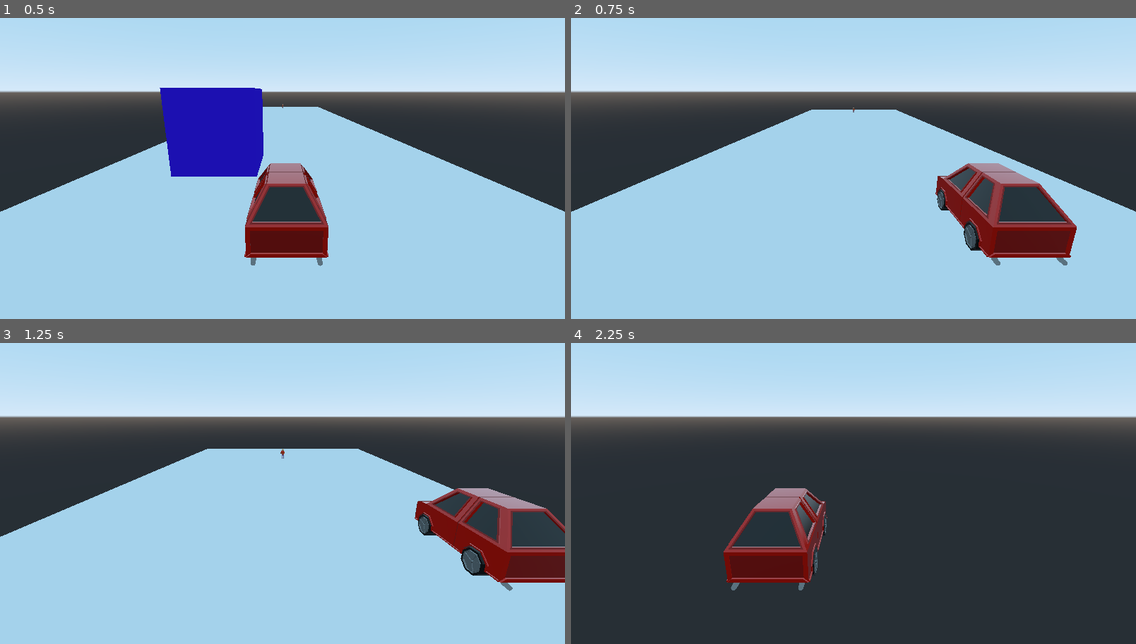
Above: before the commit, frames 1-4 (two rows, left to right).
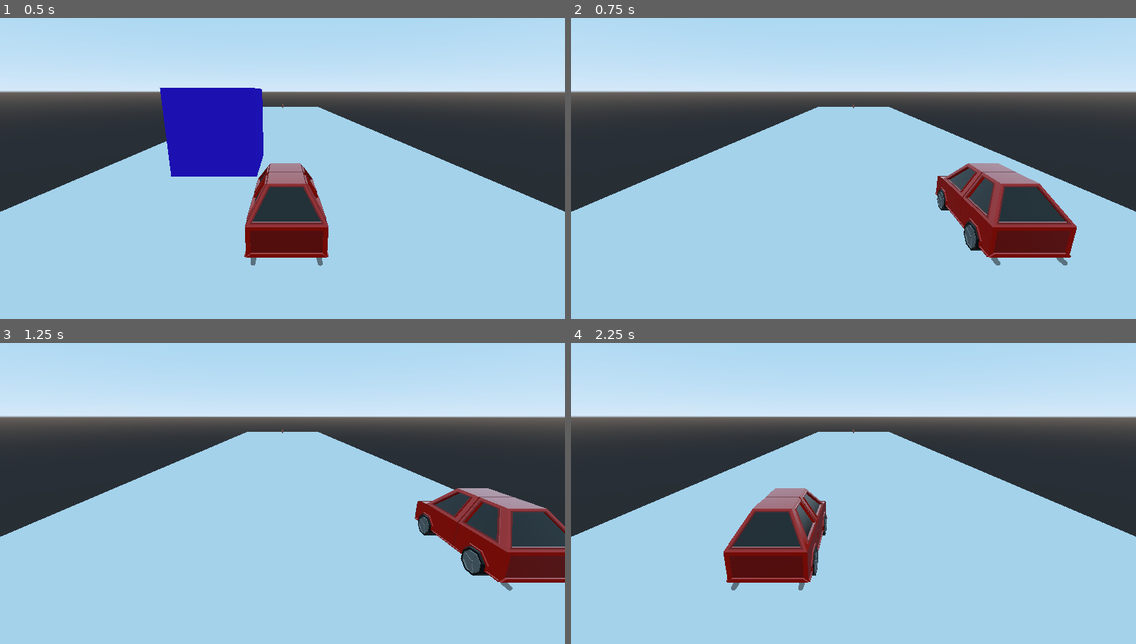
Above: after the commit, the same moments.

Repository: vtlanglois/c220gamejam
Game: Godot game, scene res://Game.tscn
The game is run twice, just before and just after one commit, with the same random seed, the same clock (stepped at 60 frames per second) and the same inputs. This scene is started directly instead of the project's main scene.
Inputs:
- Up to frame 1 (0.5 s): no input
- Up to frame 2 (0.75 s): hold D (right) from 0.53 s (still down)
- Up to frame 3 (1.25 s): keep holding D (right)
- Up to frame 4 (2.25 s): release D (right) at 1.28 s; hold A (left) 1.28-2.03 s; hold D (right) from 2.03 s (still down)

Frame 1 is identical in both runs. In frame 2, 0.1% of the frame differs, in the area x 42-58%, y 28-32%; in frame 3, 1.1%; in frame 4, 51%, in the area x 0-100%, y 28-100%.

Commit message:
Update Wrench.gd

Diff:
--- a/Wrench/Wrench.gd
+++ b/Wrench/Wrench.gd
@@ -1,6 +1,6 @@
 extends Spatial
 
-var speedDecrease = 25
+var speedDecrease = 50
 
 func _physics_process(delta):
 	translation.z += Global.carSpeed * delta;
